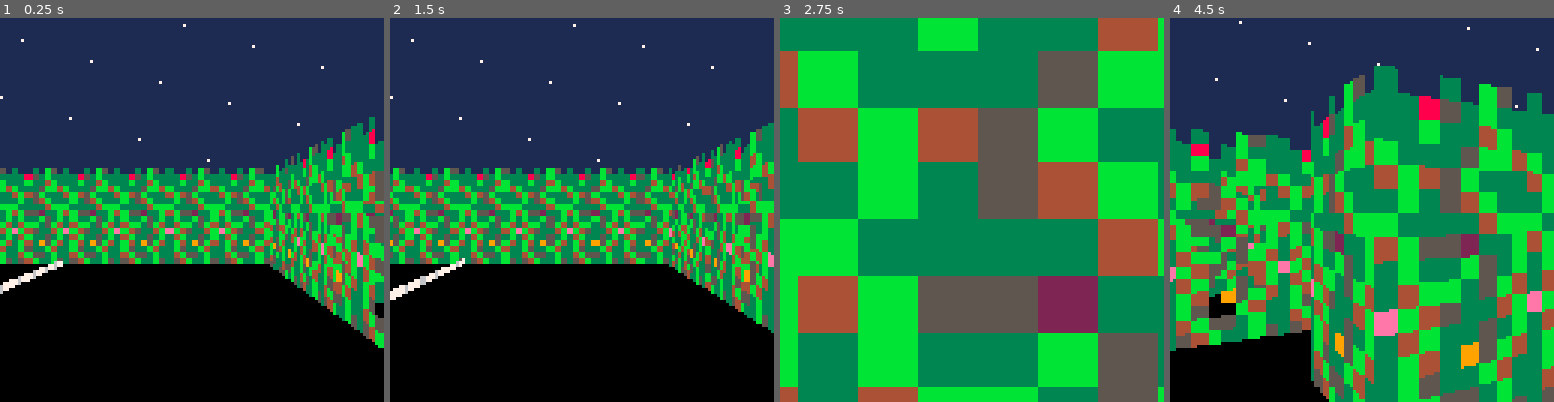
Above: before the commit, frames 1-4 (left to right).
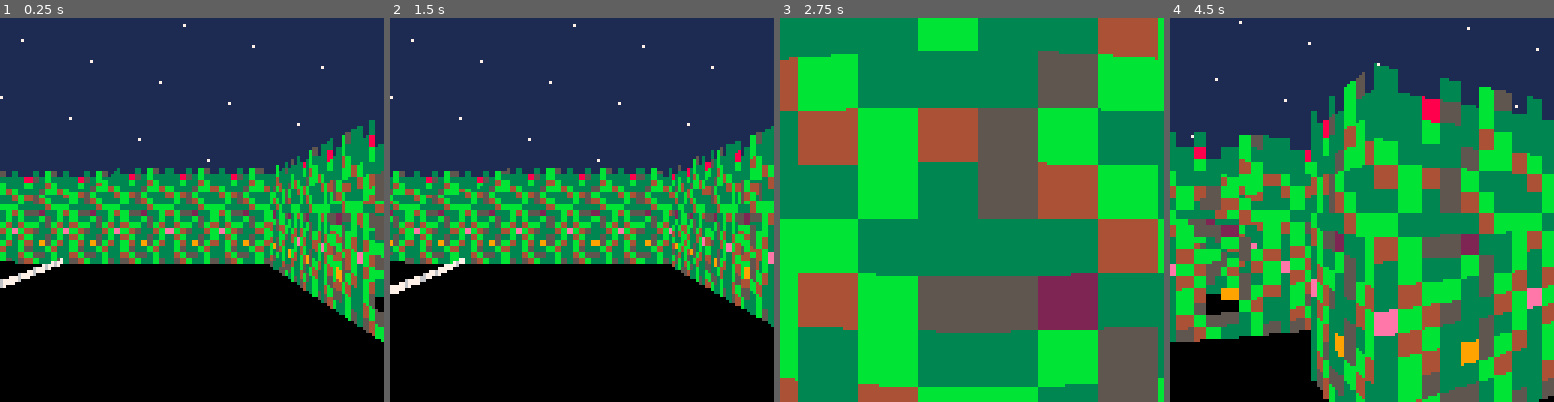
Above: after the commit, the same moments.

Repository: jcwilk/anx
Game: PICO-8 cartridge anx.p8
Same seed, same stepped clock (60 frames per second), same inputs: the game is played once before the commit and once after it.
Inputs:
- Up to frame 1 (0.25 s): no input
- Up to frame 2 (1.5 s): tap X (X key) at 0.33, 1.07 s; tap O (Z key) at 0.7 s
- Up to frame 3 (2.75 s): hold Right 1.6-2.1 s; tap O (Z key) at 1.7, 2.1, 2.5 s; tap X (X key) at 1.85 s; hold Up 2.15-2.42 s; hold Right from 2.47 s (still down)
- Up to frame 4 (4.5 s): tap O (Z key) every 0.4 s from 2.9 to 4.1 s; tap X (X key) at 2.97, 4.08 s; release Right at 3.03 s; hold Left 3.08-3.58 s; hold Down 3.63-3.97 s; hold Right from 4.02 s (still down)

The runs differ from the first frame. In frame 1, 2.4% of the frame differs, in the area x 0-100%, y 25-86%; in frame 2, 2.3%; in frame 3, 2.4%; in frame 4, 8.6%, in the area x 0-100%, y 11-100%.

Commit message:
Cleanup and add fisheye toggler

Diff:
--- a/anx.p8
+++ b/anx.p8
@@ -234,17 +234,12 @@
  local offset_from_center_of_screen = -sin((angle-player.bearing).val)
  local screen_width = -sin(field_of_view/2) * 2
  return round(offset_from_center_of_screen/screen_width * 128 + 127/2)
-
- -- return (((angle-player.bearing)+.5).val-.5)/field_of_view*64*2+64
 end
 
 function screenx_to_angle(screenx)
  local screen_width = -sin(field_of_view/2) * 2
  local offset_from_center_of_screen = (screenx - 127/2) * screen_width/128
  return player.bearing+atan2(offset_from_center_of_screen, 1)+1/4
-
- -- local angle_offset=(screenx/127-.5)*field_of_view
- -- return player.bearing+angle_offset
 end
 -- end ext
 
@@ -300,7 +295,13 @@
 
 -- this assumes a distance to the screen of 1 since it cancels out anyways
 function calc_screen_dist_to_xy(x,y)
- return 1 / sin(.25+atan2(x-player.coords.x,y-player.coords.y)-player.bearing.val - 1/4)
+ if (fisheye == 0) then
+  return 1 / sin(atan2(x-player.coords.x,y-player.coords.y)-player.bearing.val)
+ elseif (fisheye == 1) then
+  return 1 / sqrt(sin(atan2(x-player.coords.x,y-player.coords.y)-player.bearing.val))
+ else
+  return 1
+ end
 end
 
 function deferred_wall_draw(intx,inty,sprite_id,pixel_col,draw_width)
@@ -822,7 +823,24 @@
  reverse_strafe = not reverse_strafe
 end)
 
-menuitem(2, "debug", function()
+fisheye = 0
+function toggle_fisheye()
+ fisheye+= 1
+ local text
+ if (fisheye == 1) then
+  text = "[sqrt]"
+ elseif (fisheye == 2) then
+  text = "[full]"
+ else
+  fisheye = 0
+  text = "[none]"
+ end
+
+ menuitem(2, "fisheye "..text, toggle_fisheye)
+end
+toggle_fisheye()
+
+menuitem(3, "debug", function()
  if debug then
   debug = false
  else
--- a/main.lua
+++ b/main.lua
@@ -173,7 +173,24 @@
   reverse_strafe = not reverse_strafe
 end)
 
-menuitem(2, "debug", function()
+fisheye = 0
+function toggle_fisheye()
+  fisheye+= 1
+  local text
+  if (fisheye == 1) then
+    text = "[sqrt]"
+  elseif (fisheye == 2) then
+    text = "[full]"
+  else
+    fisheye = 0
+    text = "[none]"
+  end
+
+  menuitem(2, "fisheye "..text, toggle_fisheye)
+end
+toggle_fisheye()
+
+menuitem(3, "debug", function()
   if debug then
     debug = false
   else
--- a/sprites.p8
+++ b/sprites.p8
@@ -234,17 +234,12 @@
  local offset_from_center_of_screen = -sin((angle-player.bearing).val)
  local screen_width = -sin(field_of_view/2) * 2
  return round(offset_from_center_of_screen/screen_width * 128 + 127/2)
-
- -- return (((angle-player.bearing)+.5).val-.5)/field_of_view*64*2+64
 end
 
 function screenx_to_angle(screenx)
  local screen_width = -sin(field_of_view/2) * 2
  local offset_from_center_of_screen = (screenx - 127/2) * screen_width/128
  return player.bearing+atan2(offset_from_center_of_screen, 1)+1/4
-
- -- local angle_offset=(screenx/127-.5)*field_of_view
- -- return player.bearing+angle_offset
 end
 -- end ext
 
@@ -300,7 +295,13 @@
 
 -- this assumes a distance to the screen of 1 since it cancels out anyways
 function calc_screen_dist_to_xy(x,y)
-  return 1 / sin(.25+atan2(x-player.coords.x,y-player.coords.y)-player.bearing.val - 1/4)
+  if (fisheye == 0) then
+    return 1 / sin(atan2(x-player.coords.x,y-player.coords.y)-player.bearing.val)
+  elseif (fisheye == 1) then
+    return 1 / sqrt(sin(atan2(x-player.coords.x,y-player.coords.y)-player.bearing.val))
+  else
+    return 1
+  end
 end
 
 function deferred_wall_draw(intx,inty,sprite_id,pixel_col,draw_width)
--- a/utils.lua
+++ b/utils.lua
@@ -228,16 +228,11 @@
   local offset_from_center_of_screen = -sin((angle-player.bearing).val)
   local screen_width = -sin(field_of_view/2) * 2
   return round(offset_from_center_of_screen/screen_width * 128 + 127/2)
-
-  -- return (((angle-player.bearing)+.5).val-.5)/field_of_view*64*2+64
 end
 
 function screenx_to_angle(screenx)
   local screen_width = -sin(field_of_view/2) * 2
   local offset_from_center_of_screen = (screenx - 127/2) * screen_width/128
   return player.bearing+atan2(offset_from_center_of_screen, 1)+1/4
-
-  -- local angle_offset=(screenx/127-.5)*field_of_view
-  -- return player.bearing+angle_offset
 end
 -- END LIB
